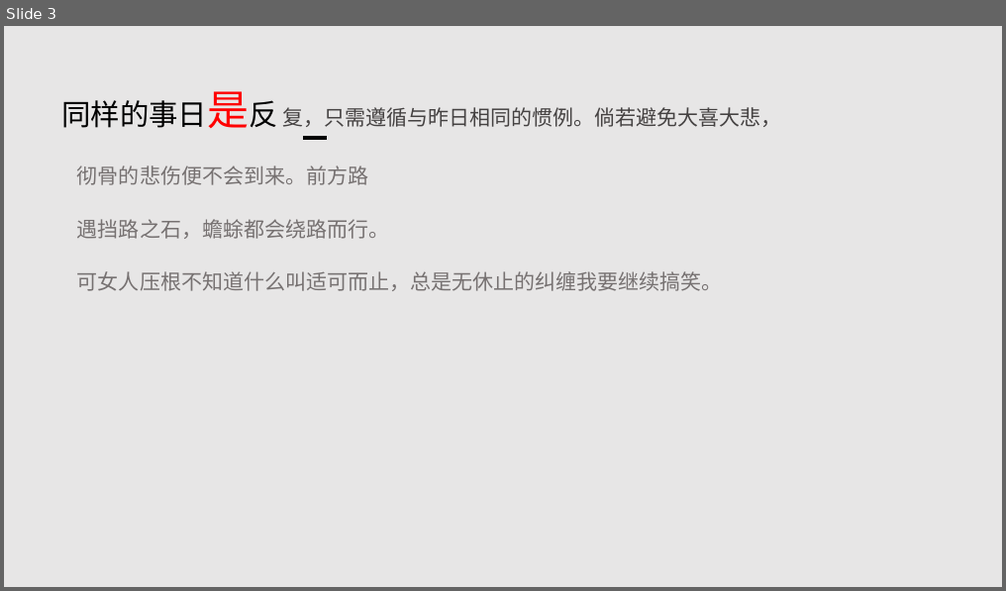
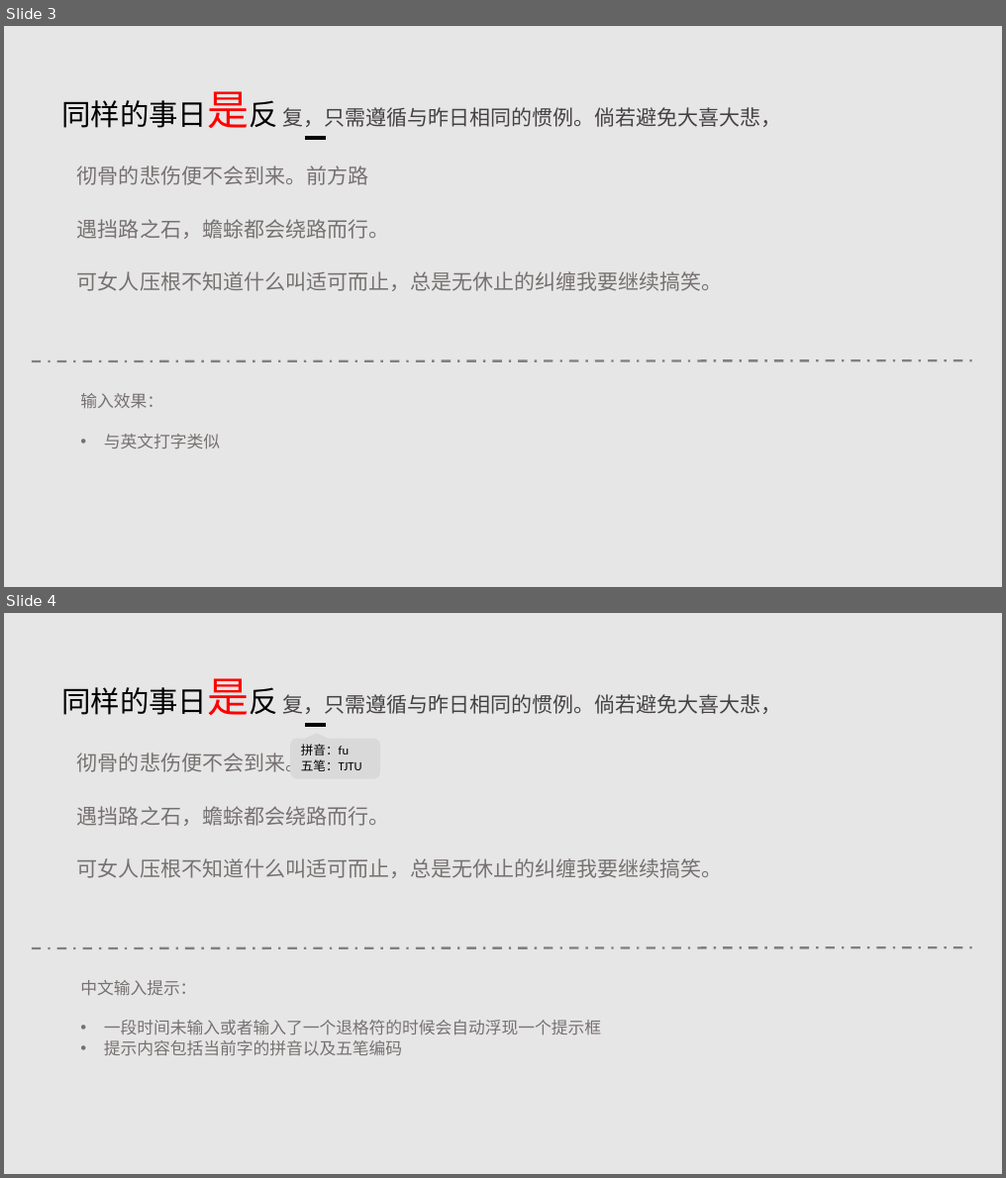
Before and after one commit to GitNealian/typen, a slide deck: about typen design.pptx. Shown one above the other, each under a label of ours: slide 3 before the commit, slides 3 and 4 after it. The pictures are 1006x591 and 1006x1178 pixels, drawn with LibreOffice and Linux fonts; fonts in the diff are those of the drawing. Boxes give left, top, right and bottom in pixels: in the first picture for what was removed or moved away, otherwise in the second. Text is boxed around its words. In the diff, an @@ line names an element or a change of style, - is before the commit and + after.

```diff
--- a/about typen design.pptx
+++ b/about typen design.pptx
@@ slide 4 added at (4,613,1002,1174), background #E7E6E6 @@
@@ text added at (61,678,782,715), 20 pt, text #454242 @@
+同样的事日是反 复，只需遵循与昨日相同的惯例。倘若避免大喜大悲，
@@ math minus added at (301,716,330,734), fill #000000 @@
@@ text added at (77,750,368,772), 20 pt, text #767171 @@
+彻骨的悲伤便不会到来。前方路
@@ rounded speech box added at (291,739,380,779), fill #D9D9D9 @@
@@ rectangle added at (294,740,375,777), fill #D9D9D9, 12 pt, text #000000 @@
+拼音：fu
+五笔：TJTU
@@ text added at (77,806,390,826), 20 pt, text #767171 @@
+遇挡路之石，蟾蜍都会绕路而行。
@@ text added at (77,859,723,878), 20 pt, text #767171 @@
+可女人压根不知道什么叫适可而止，总是无休止的纠缠我要继续搞笑。
@@ line added from (32, 949) to (975, 948), #808080 2.25 pt dashed @@
@@ text added at (80,980,601,1057), 16 pt, text #767171 @@
+中文输入提示：
+• 一段时间未输入或者输入了一个退格符的时候会自动浮现一个提示框
+• 提示内容包括当前字的拼音以及五笔编码
@@ slide 3 changed as well @@
@@ line added from (32, 362) to (975, 361), #808080 2.25 pt dashed @@
@@ text added at (80,393,220,449), 16 pt, text #767171 @@
+输入效果：
+• 与英文打字类似
```
Also in this commit, not shown: 2 other slides changed, 2 other slides added, 1 other file.
